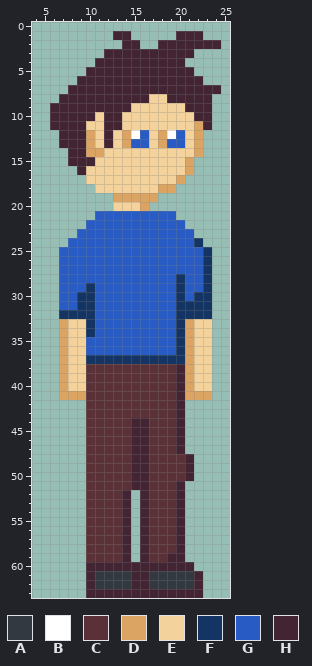
Pixel-art sprite, stored at Assets/images/player/player.png. Above, as it was before the edit.
The file is 32x64 pixels. Shown: x 4..25, y 0..63.
Palette (. is transparent): A #333941  B #ffffff  C #5b3138  D #dba463  E #f4d29c  F #143464  G #285cc4  H #422433
Pixels before, first column x 6:
 1 .......HH.....HHH..
 2 ........HH..HHHHHHH
 3 ......HHHHHHHHHH...
 4 .....HHHHHHHHHH....
 5 ....HHHHHHHHHHHH...
 6 ...HHHHHHHHHHHHHH..
 7 ..HHHHHHHHHHHHHHHHH
 8 .HHHHHHHHHHEEHHHHH.
 9 HHHHHHHHHEEEEEEHHH.
10 HHHHHEHHEEEEEEEEHH.
11 HHHHEEHHEEEEEEEEDH.
12 .HHHDEHEDBGEDBGED..
13 .HHHDEHEDGGEDGGED..
14 ..HHDDEEEEEEEEEED..
15 ..HHHEEEEEEEEEED...
16 ...HEEEEEEEEEEED...
17 ....EEEEEEEEEED....
18 .....EEEEEEEDD.....
19 .......DDDDD.......
20 .......EEED........
21 .....GGGGGGGGG.....
22 ....GGGGGGGGGGG....
23 ...GGGGGGGGGGGGG...
24 ..GGGGGGGGGGGGGGF..
25 .GGGGGGGGGGGGGGGGF.
26 .GGGGGGGGGGGGGGGGF.
27 .GGGGGGGGGGGGGGGGF.
28 .GGGGGGGGGGGGGFGGF.
29 .GGGFGGGGGGGGGFGGF.
30 .GGFFGGGGGGGGGFGFF.
31 .GGFFGGGGGGGGGFFFF.
32 .FFFFGGGGGGGGGFFFF.
33 .DEEFGGGGGGGGGFDEE.
34 .DEEFGGGGGGGGGFDEE.
35 .DEEGGGGGGGGGGFDEE.
36 .DEEGGGGGGGGGGFDEE.
37 .DEEFFFFFFFFFFFDEE.
38 .DEECCCCCCCCCCHDEE.
39 .DEECCCCCCCCCCHDEE.
40 .DEECCCCCCCCCCHDEE.
41 .DDDCCCCCCCCCCHDDD.
42 ....CCCCCCCCCCH....
43 ....CCCCCCCCCCH....
44 ....CCCCCHHCCCH....
45 ....CCCCCHHCCCH....
46 ....CCCCCHHCCCH....
47 ....CCCCCHHCCCH....
48 ....CCCCCHHCCCCH...
49 ....CCCCCHHCCCCH...
50 ....CCCCCHHCCCCH...
51 ....CCCCCHHCCCH....
52 ....CCCCH.HCCCH....
53 ....CCCCH.HCCCH....
54 ....CCCCH.HCCCH....
55 ....CCCCH.HCCCH....
56 ....CCCCH.HCCCH....
57 ....CCCCH.HCCCH....
58 ....CCCCH.HCCCH....
59 ....CCCCH.HCCHH....
60 ....HHHHHHHHHHHH...
61 ....HAAAAHHAAAAAH..
62 ....HAAAAHHAAAAAH..
63 ....HHHHHHHHHHHHH..
After the commit:
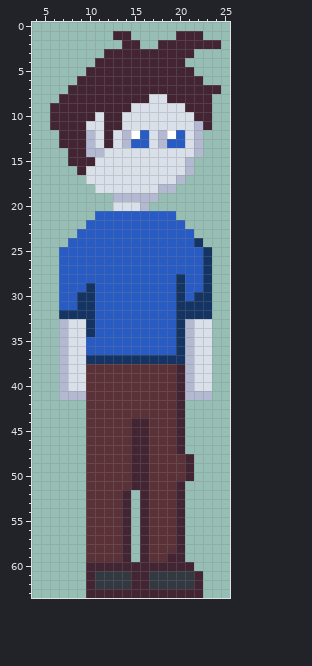
The author wrote: Added ranged attack animation. Made player more undead-looking.
The exact change:
{"colour":"D","old":"#dba463","new":"#b3b9d1"}
{"colour":"E","old":"#f4d29c","new":"#dae0ea"}
